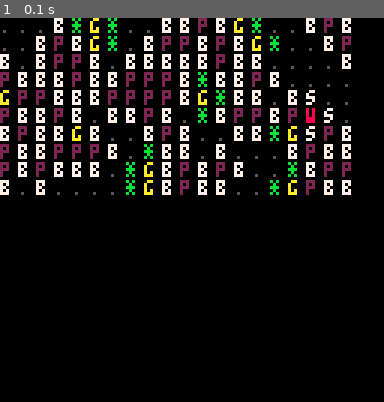
Above: before the commit, frame 1.
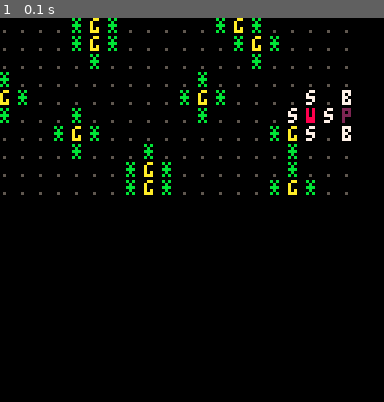
Above: after the commit, the same moment.

Repository: PaoloPortugal/wumpus-world
Game: PICO-8 cartridge wumpus-world.p8
Two runs of this game, one before a commit and one after it. Both use one fixed random seed, a clock stepped at 60 frames per second and the inputs below.
Inputs:
- Up to frame 1 (0.1 s): no input

The runs differ from the first frame. In frame 1, 9.2% of the frame differs, in the area x 0-92%, y 0-47%.

Commit message:
Turns out I gotta change the whole map gen logic lol, looks like I'm almost done with that tho, just have to see why pits aren't generating

Diff:
--- a/wumpus-world.p8
+++ b/wumpus-world.p8
@@ -6,15 +6,15 @@
 	local m=10
 	local n=20
 
-	local probs={
+	local reachable={
 		{tile=1,p=0.05}, -- gold
-		{tile=-1,p=0.01}, -- wumpus
-		{tile=-2,p=0.20} -- pit
+		{tile=-1,p=0.01} -- wumpus
 	}
-
-	local cumulative=make_cumulative(probs)
-
-	world=make_world(m,n,cumulative)
+	local other={
+		{tile=-2,p=0.02} -- pit
+	}
+
+	world=make_world(m,n,reachable,other)
 
 end
 
@@ -52,18 +52,50 @@
 end
 
 
-function make_world(m, n, probs)
+function make_world(m, n, reachable, other)
 -- makes a new world
 
+	local world=make_empty_world(m,n) -- first we make an empty world
+
+	local reachables=place_things(world,reachable)	-- then we place the things the player must be able to reach
+
+	world[1][1].tile=0
+	world[1][1].visible=true
+	local safe_cells={}
+	add(safe_cells,{i=1,j=1})
+
+	for _,r in ipairs(reachables) do -- now we carve out paths of safe tiles from each reachable to the safe tiles we know
+		best=find_nearest_safe_cell(safe_cells,r.i,r.j)
+		new_safe_cells=make_safe_path(world,r.i,r.j,best.i,best.j)
+		foreach(new_safe_cells, function(cell)
+			add(safe_cells, cell)
+		end)
+	end
+
+	place_things(world,other) -- now we finally place all the stuff that doesnt need to be reachable
+
+	world[1][1].tile=0 -- finally make the (1,1) tile safe again just in case
+
+	for i=1,m do -- now we flag the tiles with whatever they need (stench, breeze, etc)
+		for j=1,n do
+			flag_adjacent_tiles(i,j,world)
+		end
+	end
+
+	return world
+
+end
+
+function make_empty_world(m, n)
+-- makes an empty map
+
 	local world={}
 
-	-- this bit makes all the tiles
 	for i=1,m do
 		world[i]={}
 		for j=1,n do
-
 			world[i][j]={
-				tile=0,
+				tile=nil,
 				visible=false,
 				glitter=false,
 				stench=false,
@@ -71,25 +103,94 @@
 				collected_gold=false,
 				dead_wumpus=false
 			}
-
-		end
-	end
-
-	-- this bit marks the tiles and their adjacents properly
+		end
+	end
+
+	return world
+
+end
+
+function place_things(world, things)
+	-- places things in the world
+
+	local m=#world
+	local n=#world[1]
+
+	local placed_things={}
+
+	cumulative=make_cumulative(things)
+
 	for i=1,m do
 		for j=1,n do
-
-			world[i][j].tile=make_tile(probs)
-
-			flag_adjacent_tiles(i,j,world)
-
-		end
-	end
-
-	world[1][1].tile=0
-	world[1][1].visible=true
-
-	return world
+			if world[i][j].tile==nil then
+				tile=make_tile(cumulative)
+				if tile~=nil then
+					add(placed_things,{i=i,j=j})
+					world[i][j].tile=tile
+				end
+			end
+		end
+	end
+
+	return placed_things
+
+end
+
+function find_nearest_safe_cell(safe_cells, i, j)
+-- finds the safe cell nearest to (i, j)
+
+	local best=safe_cells[1]
+
+	for _,cell in ipairs(safe_cells) do
+		if ((abs(cell.i-i)+abs(cell.j-j)) < (abs(best.i-i)+abs(best.j-j))) then
+			best=cell
+		end
+	end
+
+	return best
+
+end
+
+function make_safe_path(world, s_i, s_j, d_i, d_j)
+-- builds a path of safe tiles from (s_i, s_j) to (d_i, d_j)
+-- imma be honest this one's all chatgpt ive got no idea what happens here
+
+	local i, j = s_i, s_j
+	local steps = 0
+	local max_steps = (#world + #world[1]) * 4
+	local new_safe = {}
+
+	while (i ~= d_i or j ~= d_j) and steps < max_steps do
+		local dirs = {{1,0},{-1,0},{0,1},{0,-1}}
+
+		-- bias toward target but allow randomness
+		if rnd() < 0.6 then
+			if i < d_i then dirs[1] = {1,0} end
+			if i > d_i then dirs[2] = {-1,0} end
+			if j < d_j then dirs[3] = {0,1} end
+			if j > d_j then dirs[4] = {0,-1} end
+		end
+
+		-- pick random direction
+		local d = dirs[flr(rnd(4))+1]
+		local ni, nj = i + d[1], j + d[2]
+
+		if world[ni] and world[ni][nj] then
+			i, j = ni, nj
+			-- only carve safe path if it's not start/end and not something special
+			local t = world[i][j].tile
+			if not (i == s_i and j == s_j) and not (i == d_i and j == d_j) then
+				if t == nil or t == 0 then
+					world[i][j].tile = 0
+					add(new_safe, {i=i,j=j})
+				end
+			end
+		end
+
+		steps += 1
+	end
+
+	return new_safe
 
 end
 
@@ -104,7 +205,7 @@
 		end
 	end
 
-	return 0 -- if no tile type was chosen then its a safe tile
+	return nil -- if no tile type was chosen then we skip it
 
 end
 
